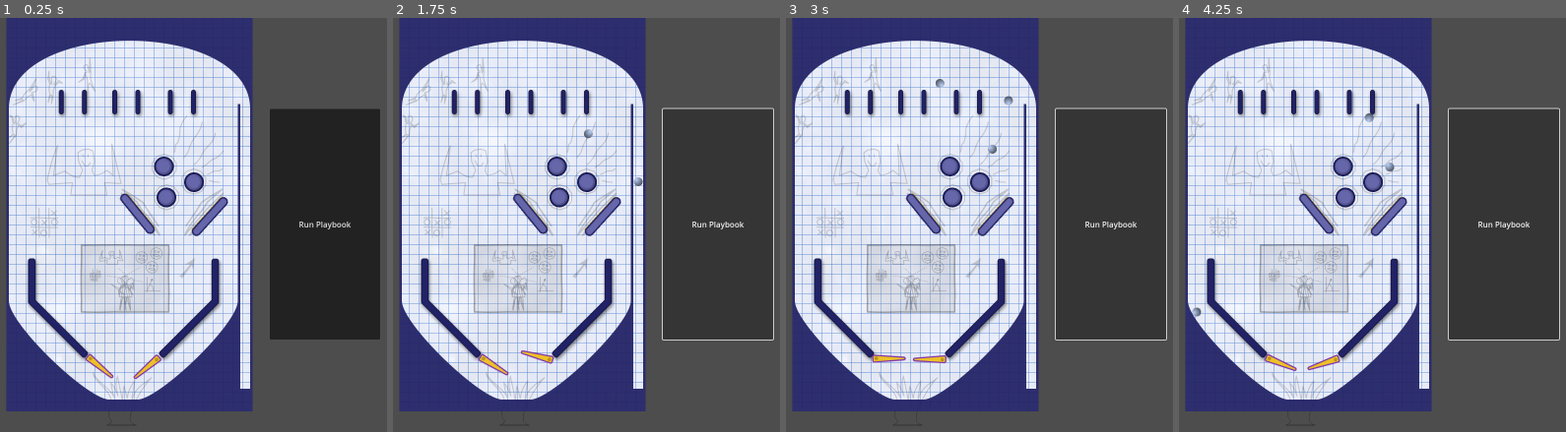
Above: before the commit, frames 1-4 (left to right).
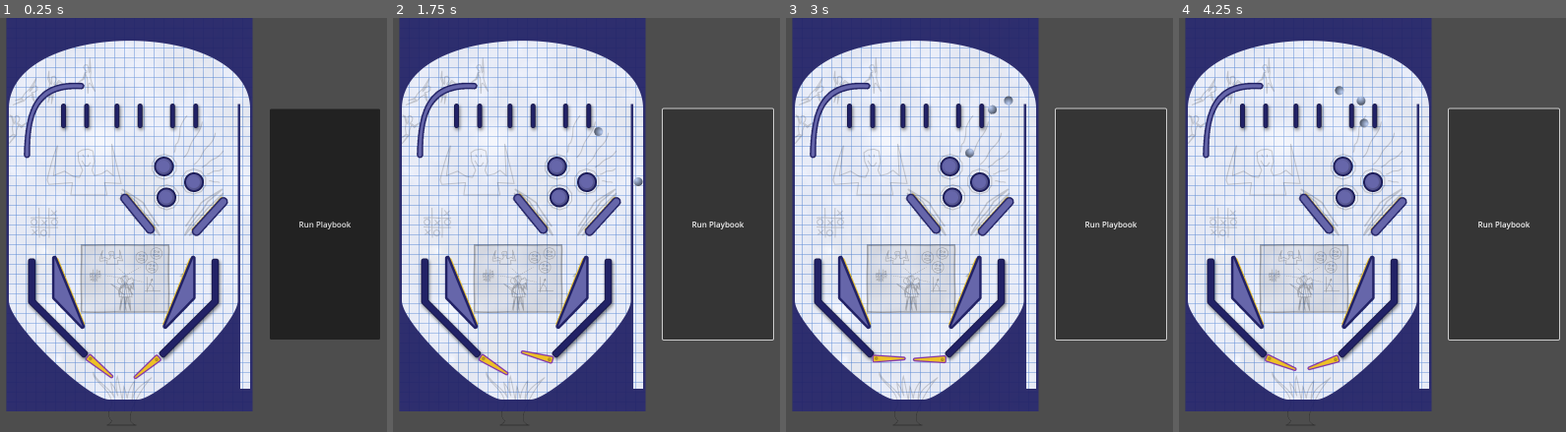
Above: after the commit, the same moments.

Repository: pincrediball/prototype-007
Game: Godot game, scene res://tutorial_machine.tscn
Two runs of this game, one before a commit and one after it. Both use one fixed random seed, a clock stepped at 60 frames per second and the inputs below.
Inputs:
- Up to frame 1 (0.25 s): no input
- Up to frame 2 (1.75 s): click "Run Playbook" at 0.5 s; click "Run Playbook" at 1.25 s
- Up to frame 3 (3 s): click "Run Playbook" at 2 s
- Up to frame 4 (4.25 s): no input

The runs differ from the first frame. In frame 1, 2.9% of the frame differs, in the area x 6-52%, y 15-76%; in frame 2, 3.0%; in frame 3, 3.1%; in frame 4, 3.2%, in the area x 3-56%, y 15-76%.

Commit message:
Add more sorts of bumpers

Diff:
--- /dev/null
+++ b/src/BumperTriangle.gd
@@ -0,0 +1,7 @@
+extends StaticBody2D
+
+func on_ball_exit(ball: RigidBody2D):
+	if $SlingArea2D.overlaps_body(ball):
+		var direction = (ball.position - self.position).normalized()
+		var impulse = direction * 1000
+		ball.apply_impulse(impulse)
--- /dev/null
+++ b/src/BumperTriangle.tscn
@@ -0,0 +1,24 @@
+[gd_scene load_steps=4 format=3 uid="uid://bxypil3nms1ja"]
+
+[ext_resource type="Texture2D" uid="uid://ge6g6shjkl3a" path="res://resources/BumperTriangle.svg" id="1_jkfff"]
+[ext_resource type="Script" path="res://BumperTriangle.gd" id="1_tucy6"]
+
+[sub_resource type="CapsuleShape2D" id="CapsuleShape2D_o5ngk"]
+radius = 3.0
+height = 148.929
+
+[node name="StaticBody2D" type="StaticBody2D"]
+script = ExtResource("1_tucy6")
+
+[node name="Sprite2D" type="Sprite2D" parent="."]
+texture = ExtResource("1_jkfff")
+
+[node name="CollisionPolygon2D" type="CollisionPolygon2D" parent="."]
+polygon = PackedVector2Array(-29, -74, -34, -70, -34, 12, 26, 74, 31, 74, 34, 69, 34, 63, -20, -69, -24, -71, -26, -74)
+
+[node name="SlingArea2D" type="Area2D" parent="."]
+
+[node name="CollisionShape2D" type="CollisionShape2D" parent="SlingArea2D"]
+position = Vector2(6, -2)
+rotation = -0.388715
+shape = SubResource("CapsuleShape2D_o5ngk")
--- /dev/null
+++ b/src/WallCorner.tscn
@@ -0,0 +1,12 @@
+[gd_scene load_steps=2 format=3 uid="uid://dbp2umeji431d"]
+
+[ext_resource type="Texture2D" uid="uid://cph4r55i45yd" path="res://resources/WallCorner.svg" id="1_0gxeg"]
+
+[node name="WallCorner" type="StaticBody2D"]
+
+[node name="Sprite2D" type="Sprite2D" parent="."]
+rotation = -0.00108583
+texture = ExtResource("1_0gxeg")
+
+[node name="CollisionPolygon2D" type="CollisionPolygon2D" parent="."]
+polygon = PackedVector2Array(3, -92, 1, -94, -4, -94, -17, -80, -26, -69, -36, -52, -44, -30, -44, -7, -40.4225, 3.33489, -35, 19, -25, 37, -13, 54, 7, 76, 23, 93, 25, 94, 29, 94, 33, 90, 33, 86, 15, 68, -3, 49, -19, 27, -26, 13, -30, 2, -32, -8, -32, -23, -29, -34, -26, -45, -18, -58, -7, -72, 2, -82, 5, -85, 5, -89)
--- /dev/null
+++ b/src/resources/BumperTriangle.svg
@@ -0,0 +1,4 @@
+<svg width="68" height="150" viewBox="0 0 68 150" fill="none" xmlns="http://www.w3.org/2000/svg">
+<path d="M58.9636 143.389C62.8309 147.213 69.1607 142.986 67.1101 137.949L14.0464 7.60141C11.9987 2.57148 4.52854 3.95393 4.41651 9.38354L2.84176 85.7056C2.81347 87.0769 3.3498 88.3997 4.32517 89.3642L58.9636 143.389Z" fill="#EDC126"/>
+<path d="M7.91567 4.49592L64.7068 143.404C65.7486 145.952 62.5086 148.067 60.5953 146.087L3.80412 87.3378C3.35349 86.8716 3.10159 86.2486 3.10159 85.6002L3.1016 5.44201C3.1016 2.7 6.87799 1.95784 7.91567 4.49592Z" fill="#6666AA" stroke="#222266" stroke-width="5"/>
+</svg>
--- /dev/null
+++ b/src/resources/WallCorner.svg
@@ -0,0 +1,3 @@
+<svg width="90" height="190" viewBox="0 0 90 190" fill="none" xmlns="http://www.w3.org/2000/svg">
+<path d="M74.9968 179.151C41.3525 148.971 19.4654 121.331 13.5353 93.9393C7.56386 66.3574 17.8354 39.4357 47.4141 10.9639C50.7211 7.78065 48.5494 2.11576 44.2217 1.98724C42.9791 1.95033 41.73 2.4271 40.8209 3.28366C7.03532 35.1165 -3.01533 64.1286 3.57464 93.3716C10.2141 122.834 33.8023 152.906 68.347 186.594C69.2534 187.477 70.4864 187.982 71.7461 187.982C76.2422 187.982 78.4436 182.243 74.9968 179.151Z" fill="#6666AA" stroke="#222266" stroke-width="3"/>
+</svg>
--- a/src/tutorial_machine.tscn
+++ b/src/tutorial_machine.tscn
@@ -7,7 +7,9 @@
 [ext_resource type="Texture2D" uid="uid://cqa2o4njjmrcf" path="res://resources/Art.png" id="4_fq8qd"]
 [ext_resource type="Texture2D" uid="uid://dgynfem57lmja" path="res://resources/gate-mini.png" id="5_am1hb"]
 [ext_resource type="Texture2D" uid="uid://dfashe5beym08" path="res://resources/flipper-guides.png" id="5_imbg8"]
+[ext_resource type="PackedScene" uid="uid://dbp2umeji431d" path="res://WallCorner.tscn" id="5_qlef3"]
 [ext_resource type="PackedScene" uid="uid://dn6i5vporibtx" path="res://BumperPill.tscn" id="6_igtkp"]
+[ext_resource type="PackedScene" uid="uid://bxypil3nms1ja" path="res://BumperTriangle.tscn" id="6_kdmv7"]
 [ext_resource type="PackedScene" uid="uid://cjt65ebgf8vxg" path="res://flipper.tscn" id="8_718cf"]
 [ext_resource type="PackedScene" uid="uid://cgke5qt1db315" path="res://BumperCircular.tscn" id="9_kd80a"]
 
@@ -60,6 +62,21 @@
 
 [node name="Components" type="StaticBody2D" parent="."]
 
+[node name="WallCorners" type="CanvasGroup" parent="Components"]
+
+[node name="WallCorner" parent="Components/WallCorners" instance=ExtResource("5_qlef3")]
+position = Vector2(625, 199)
+rotation = 0.82269
+
+[node name="BumperTriangles" type="CanvasGroup" parent="Components"]
+
+[node name="BumperTriangle1" parent="Components/BumperTriangles" instance=ExtResource("6_kdmv7")]
+position = Vector2(663, 558)
+
+[node name="BumperTriangle2" parent="Components/BumperTriangles" instance=ExtResource("6_kdmv7")]
+position = Vector2(888, 558)
+scale = Vector2(-1, 1)
+
 [node name="BumperCirculars" type="CanvasGroup" parent="Components"]
 
 [node name="BumperCircular1" parent="Components/BumperCirculars" instance=ExtResource("9_kd80a")]
@@ -82,39 +99,39 @@
 rotation = -2.40531
 
 [node name="Sprite2D" type="Sprite2D" parent="Components"]
-position = Vector2(674, 175)
+position = Vector2(678.5, 203)
 texture = ExtResource("5_am1hb")
 
 [node name="CollisionShape2D" type="CollisionShape2D" parent="Components"]
-position = Vector2(649, 171)
+position = Vector2(653.5, 199)
 shape = SubResource("CapsuleShape2D_b6hqb")
 
 [node name="CollisionShape2D2" type="CollisionShape2D" parent="Components"]
-position = Vector2(696, 171)
+position = Vector2(700.5, 199)
 shape = SubResource("CapsuleShape2D_b6hqb")
 
 [node name="Sprite2D2" type="Sprite2D" parent="Components"]
-position = Vector2(782.5, 175)
+position = Vector2(787, 203)
 texture = ExtResource("5_am1hb")
 
 [node name="CollisionShape2D3" type="CollisionShape2D" parent="Components"]
-position = Vector2(757.5, 171)
+position = Vector2(762, 199)
 shape = SubResource("CapsuleShape2D_b6hqb")
 
 [node name="CollisionShape2D4" type="CollisionShape2D" parent="Components"]
-position = Vector2(804.5, 171)
+position = Vector2(809, 199)
 shape = SubResource("CapsuleShape2D_b6hqb")
 
 [node name="Sprite2D3" type="Sprite2D" parent="Components"]
-position = Vector2(895.5, 175)
+position = Vector2(900, 203)
 texture = ExtResource("5_am1hb")
 
 [node name="CollisionShape2D5" type="CollisionShape2D" parent="Components"]
-position = Vector2(870.5, 171)
+position = Vector2(875, 199)
 shape = SubResource("CapsuleShape2D_b6hqb")
 
 [node name="CollisionShape2D6" type="CollisionShape2D" parent="Components"]
-position = Vector2(917.5, 171)
+position = Vector2(922, 199)
 shape = SubResource("CapsuleShape2D_b6hqb")
 
 [node name="Bounds" type="StaticBody2D" parent="."]
Not shown, added: src/resources/BumperTriangle.svg.import
Not shown, added: src/resources/WallCorner.svg.import
Not shown: 1 places in src/tutorial_machine.tscn that only renumber resources
